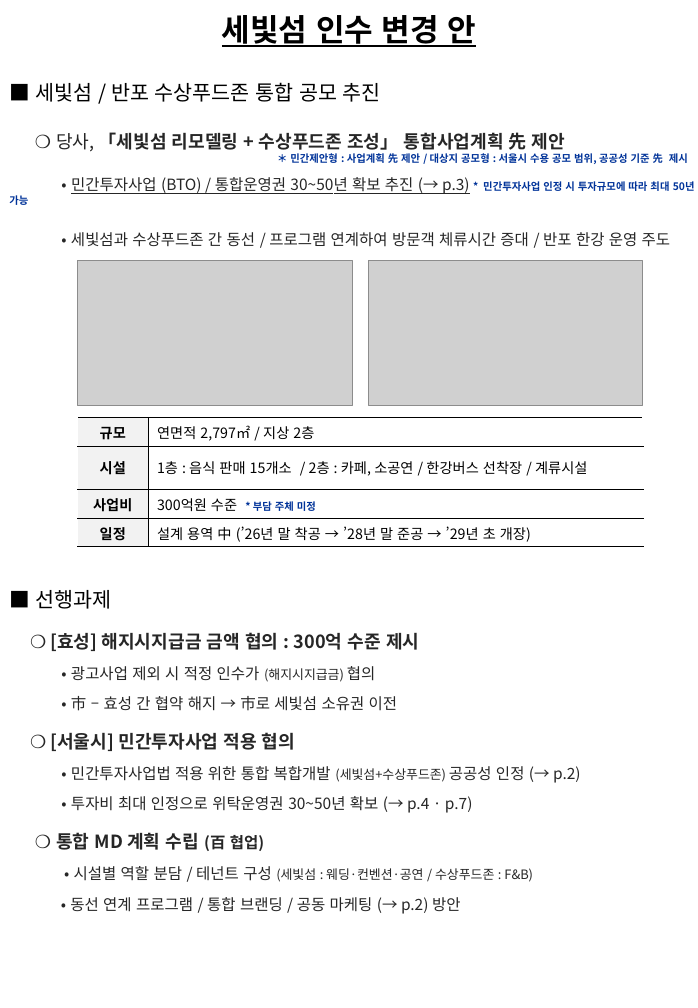
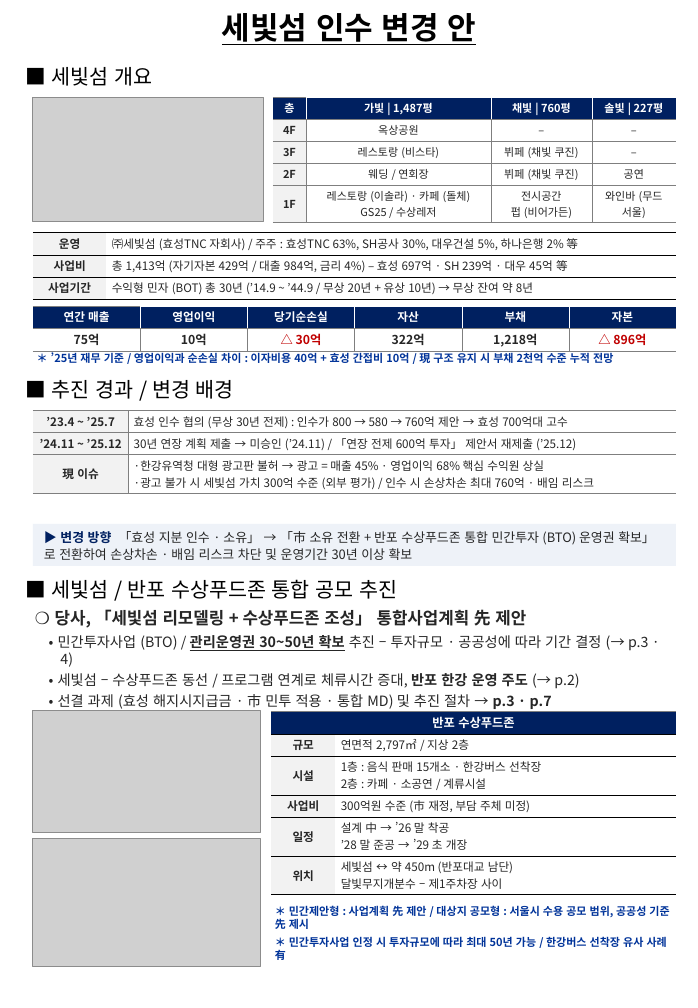
Before and after one commit to ukyung8822/test1, a slide deck: slide 1 of 세빛섬_인수변경안_보완.pptx. Drawn at 698x1008 pixels with LibreOffice and Linux fonts; fonts in the diff are those of the drawing; grey boxes stand for pictures. Boxes give left, top, right and bottom in pixels: in the first picture for what was removed or moved away, otherwise in the second. Text is boxed around its words. In the diff, an @@ line names an element or a change of style, - is before the commit and + after.

```diff
--- a/세빛섬_인수변경안_보완.pptx
+++ b/세빛섬_인수변경안_보완.pptx
@@ text "세빛섬 인수 변경 안" at (222,13,477,45): line spacing 1.2 to 1; vertical alignment top to middle @@
@@ text added at (52,67,153,86), 16 pt, text #000000 @@
+■ 세빛섬 개요
@@ picture added at (33,97,263,221) @@
@@ table added at (273,97,676,222), 5 rows, 4 columns @@
+층 | 가빛 | 1,487평 | 채빛 | 760평 | 솔빛 | 227평
+4F | 옥상공원 | – | –
+3F | 레스토랑 (비스타) | 뷔페 (채빛 쿠진) | –
+2F | 웨딩 / 연회장 | 뷔페 (채빛 쿠진) | 공연
+1F | 레스토랑 (이솔라) · 카페 (돌체) / GS25 / 수상레저 | 전시공간 / 펍 (비어가든) | 와인바 (무드 서울)
@@ table added at (33,233,676,299), 3 rows, 2 columns @@
+운영 | ㈜세빛섬 (효성TNC 자회사) / 주주 : 효성TNC 63%, SH공사 30%, 대우건설 5%, 하나은행 2% 等
+사업비 | 총 1,413억 (자기자본 429억 / 대출 984억, 금리 4%) – 효성 697억 · SH 239억 · 대우 45억 等
+사업기간 | 수익형 민자 (BOT) 총 30년 (’14.9 ~ ’44.9 / 무상 20년 + 유상 10년) → 무상 잔여 약 8년
@@ table added at (33,306,675,351), 2 rows, 6 columns @@
+연간 매출 | 영업이익 | 당기순손실 | 자산 | 부채 | 자본
+75억 | 10억 | △ 30억 | 322억 | 1,218억 | △ 896억
@@ text added at (51,351,613,366), 8.5 pt, text #003399, bold @@
+＊ ’25년 재무 기준 / 영업이익과 순손실 차이 : 이자비용 40억 + 효성 간접비 10억 / 現 구조 유지 시 부채 2천억 수준 누적 전망
@@ text added at (52,380,234,399), 16 pt, text #000000 @@
+■ 추진 경과 / 변경 배경
@@ table added at (33,410,676,493), 3 rows, 2 columns @@
+’23.4 ~ ’25.7 | 효성 인수 협의 (무상 30년 전제) : 인수가 800 → 580 → 760억 제안 → 효성 700억대 고수
+’24.11 ~ ’25.12 | 30년 연장 계획 제출 → 미승인 (’24.11) / 「연장 전제 600억 투자」 제안서 재제출 (’25.12)
+現 이슈 | ·한강유역청 대형 광고판 불허 → 광고 = 매출 45% · 영업이익 68% 핵심 수익원 상실 / ·광고 불가 시 세빛섬 가치 300억 수준 (외부 평가) / 인수 시 손상차손 최대 760억 · 배임 리스크
@@ rectangle added at (33,524,676,566), fill #EEF2F8, 10 pt, text #262626 @@
+▶ 변경 방향 「효성 지분 인수 · 소유」 → 「市 소유 전환 + 반포 수상푸드존 통합 민간투자 (BTO) 운영권 확보」 로 전환하여 손상차손 · 배임 리스크 차단 및 운영기간 30년 이상 확보
@@ text "■ 세빛섬 / 반포 수상푸드존 ...": place and size @@
-text "■ 세빛섬 / 반포 수상푸드존 ..." at (36,82,695,914)
+text "■ 세빛섬 / 반포 수상푸드존 ..." at (52,579,649,711)
@@ text at (52,579,526,626): size 14 to 13 pt in "❍ 당사, 「세빛섬 리모델링 + 수상푸드존 조성」 ..."; bold on in "❍ 당사,"; line spacing 1.5 to 1; less space between paragraphs @@
@@ text at (58,635,649,711): text changed; size 12 to 11 pt @@
-• 민간투자사업 (BTO) / 통합운영권 30~50년 확보 추진 (→ p.3) * 민간투자사업 인정 시 투자규모에 따라 최대 50년 가능
-• 세빛섬과 수상푸드존 간 동선 / 프로그램 연계하여 방문객 체류시간 증대 / 반포 한강 운영 주도
-■ 선행과제
-❍ [효성] 해지시지급금 금액 협의 : 300억 수준 제시
-• 광고사업 제외 시 적정 인수가 (해지시지급금) 협의
-• 市 – 효성 간 협약 해지 → 市로 세빛섬 소유권 이전
-❍ [서울시] 민간투자사업 적용 협의
-• 민간투자사업법 적용 위한 통합 복합개발 (세빛섬+수상푸드존) 공공성 인정 (→ p.2)
-• 투자비 최대 인정으로 위탁운영권 30~50년 확보 (→ p.4 · p.7)
-❍ 통합 MD 계획 수립 (百 협업)
-• 시설별 역할 분담 / 테넌트 구성 (세빛섬 : 웨딩·컨벤션·공연 / 수상푸드존 : F&B)
-• 동선 연계 프로그램 / 통합 브랜딩 / 공동 마케팅 (→ p.2) 방안
+• 민간투자사업 (BTO) / 관리운영권 30~50년 확보 추진 – 투자규모 · 공공성에 따라 기간 결정 (→ p.3 · 4)
+• 세빛섬 – 수상푸드존 동선 / 프로그램 연계로 체류시간 증대, 반포 한강 운영 주도 (→ p.2)
+• 선결 과제 (효성 해지시지급금 · 市 민투 적용 · 통합 MD) 및 추진 절차 → p.3 · p.7
@@ picture: place and size @@
-picture at (78,261,353,405)
+picture at (33,711,260,833)
@@ table at (271,711,676,893) @@
+row 1: 반포 수상푸드존 | 
-row 2: 시설 | 1층 : 음식 판매 15개소 / 2층 : 카페, 소공연 / 한강버스 선착장 / 계류시설
-row 3: 사업비 | 300억원 수준 * 부담 주체 미정
-row 4: 일정 | 설계 용역 中 (’26년 말 착공 → ’28년 말 준공 → ’29년 초 개장)
+row 3: 시설 | 1층 : 음식 판매 15개소 · 한강버스 선착장 / 2층 : 카페 · 소공연 / 계류시설
+row 4: 사업비 | 300억원 수준 (市 재정, 부담 주체 미정)
+row 5: 일정 | 설계 中 → ’26 말 착공 / ’28 말 준공 → ’29 초 개장
+row 6: 위치 | 세빛섬 ↔ 약 450m (반포대교 남단) / 달빛무지개분수 – 제1주차장 사이
@@ table: place and size @@
-table at (78,417,643,546)
+table at (271,711,676,893)
@@ picture: place and size @@
-picture at (369,261,643,405)
+picture at (33,839,260,967)
@@ text "＊ 민간제안형 : 사업계획 先 ...": place and size @@
-text "＊ 민간제안형 : 사업계획 先 ..." at (290,153,688,164)
+text "＊ 민간제안형 : 사업계획 先 ..." at (275,905,669,960)
@@ text at (275,905,669,929): size 8 to 8.5 pt in "＊ 민간제안형 : 사업계획 先 제안 / ..."; indent changed; less space between paragraphs @@
@@ text at (275,936,667,960): paragraph added @@
+＊ 민간투자사업 인정 시 투자규모에 따라 최대 50년 가능 / 한강버스 선착장 유사 사례 有
```
Also in this commit, not shown: 3 other slides changed.
